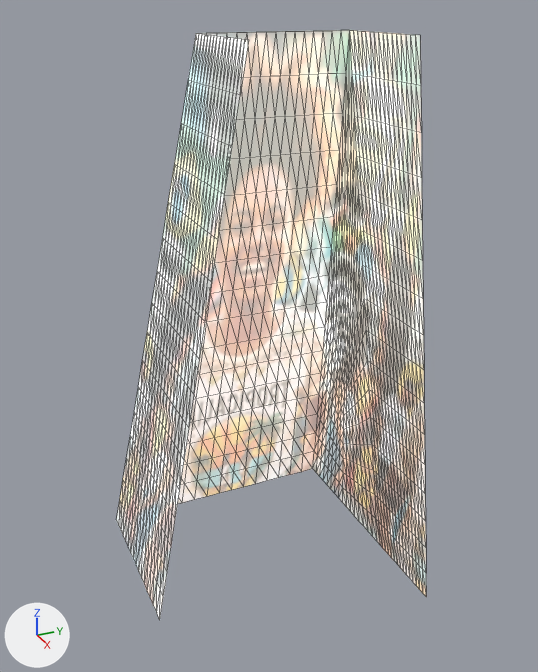
Before and after pictures for a commit that changed the glTF model assets/FiespScreen.glb.
One viewpoint serves both versions: a 50 mm camera at (1.5, -0.734, 2.21) aimed at (-0.181, 0.023, 1.369). Lighting does not change. The marker at lower left points along +X, +Y and +Z. The picture after the commit comes second. Mesh edges are drawn as thin lines. Where no turn or scale is listed for an object, it has been applied to the vertices. Vertices at exactly the same position are counted once.

The first picture shows '00_FIESP.001'.
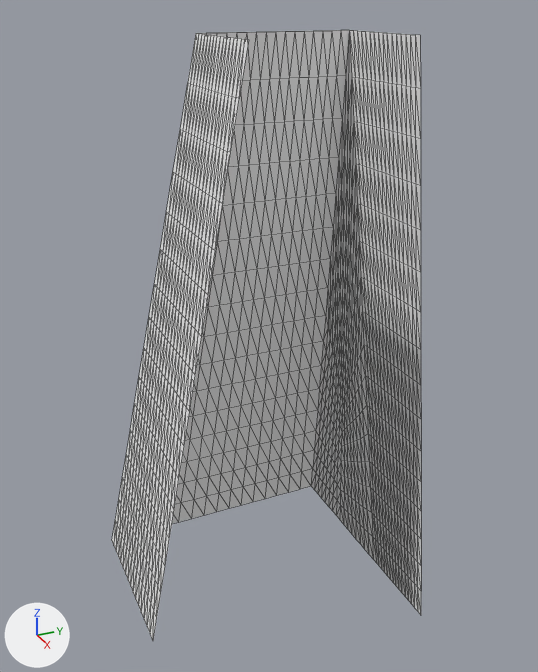
Pixel boxes [x1, y1, x2, y2] of what changed, in the pictures (538 x 672 px):
```json
{"object": "00_FIESP.001", "change": "surface changed, reshaped", "before": [116, 30, 427, 620], "after": [112, 30, 421, 640], "on screen": "white to grey"}
```

Scene script edits in JSON lines:
```json
{"op": "add", "block": "img_20002", "code": ["img_20002 = load_image('20002', '_unpacked/20002', 1280, 720, 'sRGB')"]}
{"block": "mat_fiesp", "where": "n2 = _N.new('ShaderNodeTexImage'); n2.name = 'Image Texture'"}
{"op": "set", "path": "n2.image", "old": "img_10001", "new": "img_20002"}
{"block": "me_mesh", "where": "# used by ob_00_fiesp_001; location = (0.001, -0.014, -0.943)"}
{"op": "remove", "block": "me_mesh", "code": "me_mesh.from_pydata(...)  # 1033 vertices, 1920 faces; spans x -0.53..0.19, y -0.36..0.37, z 1.57..3.08"}
{"op": "add", "block": "me_mesh", "code": "me_mesh.from_pydata(...)  # 1033 vertices, 1920 faces; spans x -0.56..0.19, y -0.38..0.38, z 1.47..3.08"}
{"block": "me_mesh", "change": "me_mesh part 1: the whole mesh is multiplied about its middle by the matrix ((1.0, 0.0, 0.019), (0.001, 1.029, 0.001), (0.0, 0.0, 1.066)), then moved by (-0.01, 0.0, -0.05)"}
```
